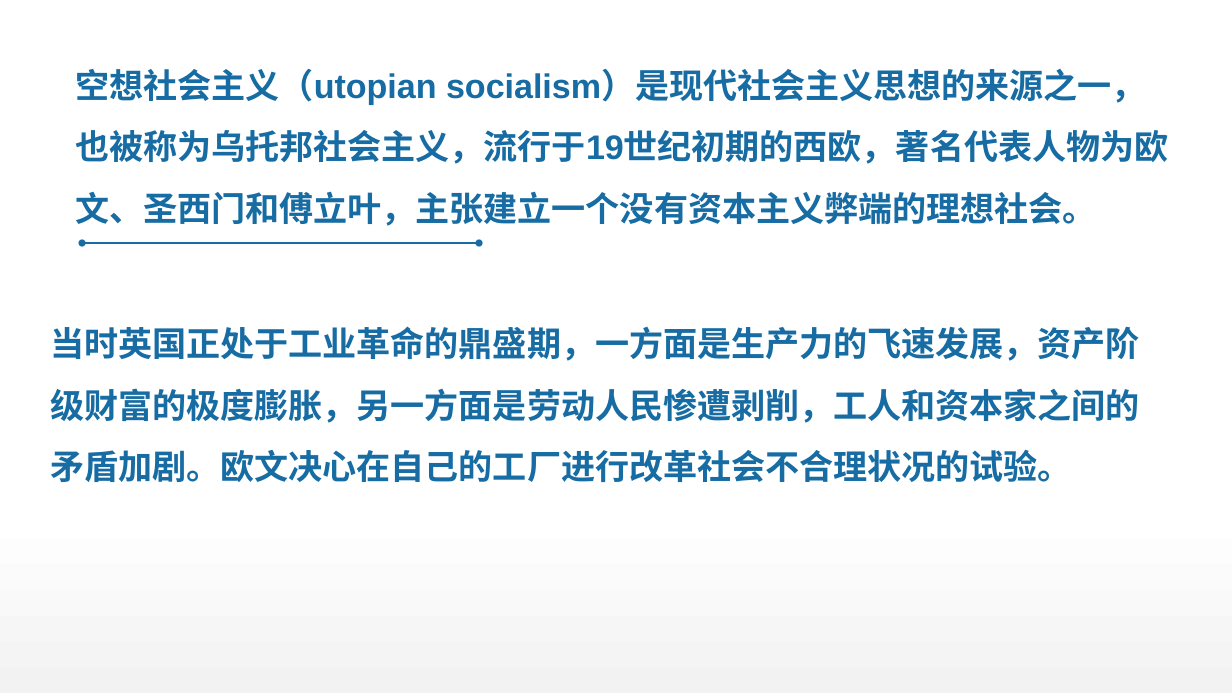
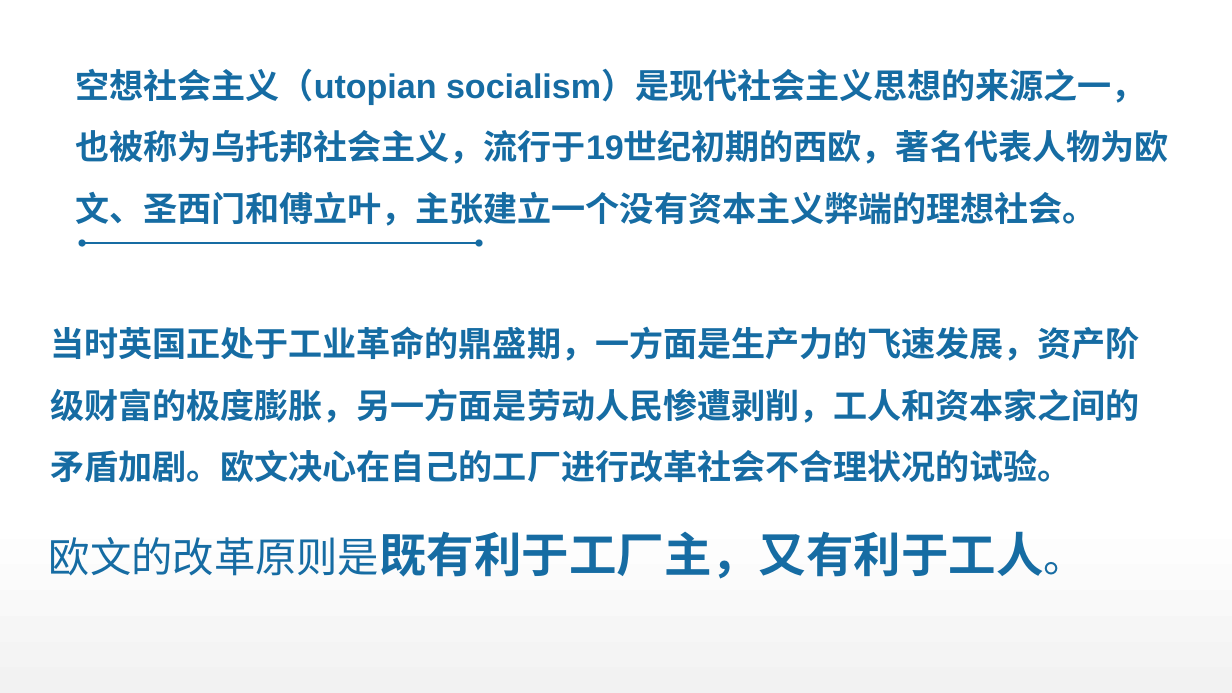
Before and after one commit to DO-MINATOR/buaa, a slide deck: slide 5 of 中特/复习ppt/刘娜娜-绪论.pptx. Drawn at 1232x693 pixels with LibreOffice and Linux fonts; fonts in the diff are those of the drawing. Boxes give left, top, right and bottom in pixels: in the first picture for what was removed or moved away, otherwise in the second. Text is boxed around its words. In the diff, an @@ line names an element or a change of style, - is before the commit and + after.

```diff
--- a/中特/复习ppt/刘娜娜-绪论.pptx
+++ b/中特/复习ppt/刘娜娜-绪论.pptx
@@ text added at (x1=49, y1=531, x2=1085, y2=579), 39 pt, text #166CA3, bold @@
+欧文的改革原则是既有利于工厂主，又有利于工人。
```
Also in this commit, not shown: 8 other slides changed, 3 slides removed, 5 other files.
